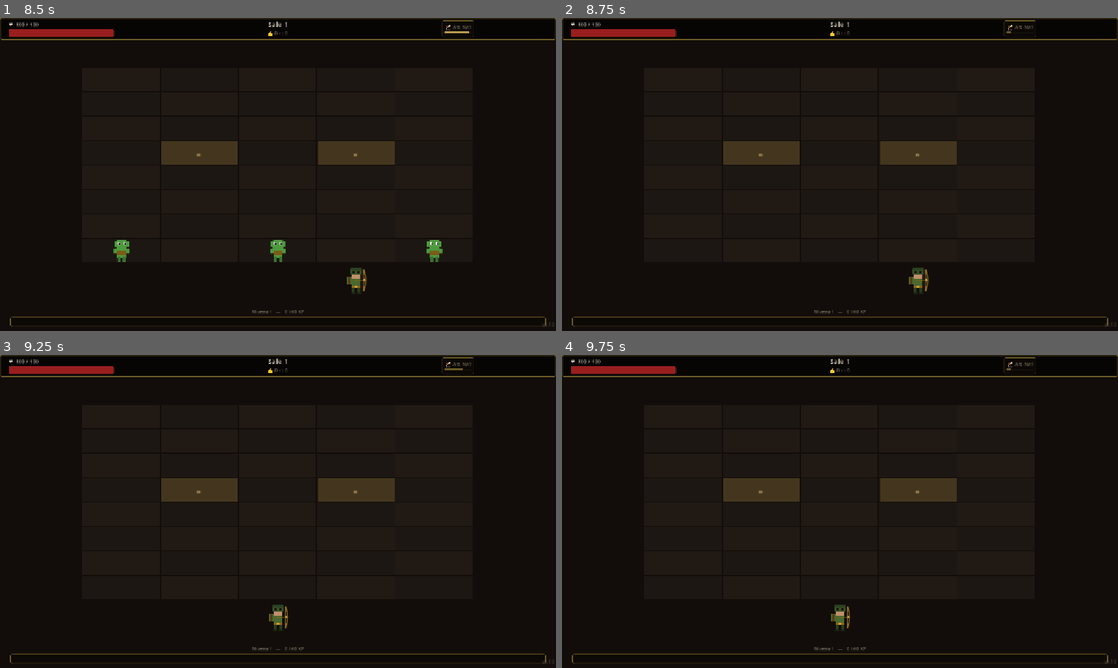
Above: before the commit, frames 1-4 (two rows, left to right).
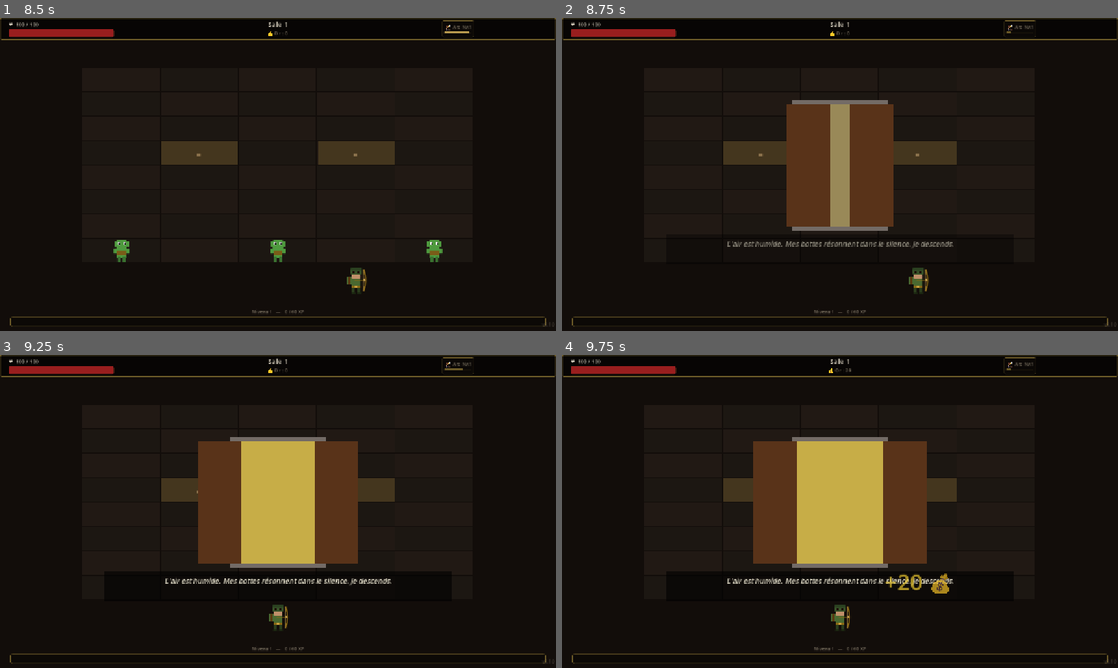
Above: after the commit, the same moments.

Repository: aerthur/game-the-door-beneath
Game: Godot game, scene res://scenes/title_screen.tscn
The game is run twice, just before and just after one commit, with the same random seed, the same clock (stepped at 60 frames per second) and the same inputs.
Inputs (mouse positions are in pixels of both pictures, inside the frame that each line leads up to):
- Up to frame 1 (8.5 s): click "Nouvelle Partie" at 0.5 s; tap Enter at 1.25, 4.25, 4.35, 7.25 s; move the mouse to (400, 158) at 1.27 s; hold Right (lane_right) 1.28-2 s; hold Space (next_room) 1.28-2 s; click (400, 158) at 1.42 s; drag from (166, 190) to (250, 237) at 2.02 s; move the mouse to (333, 105) at 2.77 s; hold Right (lane_right) 2.78-3.5 s; tap Alt at 2.85, 7.35 s; tap Space (next_room) at 3.5 s; drag from (250, 237) to (111, 127) at 3.52 s; move the mouse to (444, 221) at 4.27 s; hold Left (lane_left) 4.28-5 s; drag from (111, 127) to (194, 96) at 5.02 s; move the mouse to (305, 174) at 5.77 s; hold Left (lane_left) 5.78-6.5 s; hold Space (next_room) 5.78-6.5 s; click (305, 174) at 5.92 s; drag from (194, 96) to (166, 190) at 6.52 s; move the mouse to (400, 158) at 7.27 s; hold Right (lane_right) 7.28-8 s; drag from (166, 190) to (250, 237) at 8.02 s
- Up to frame 2 (8.75 s): no input
- Up to frame 3 (9.25 s): move the mouse to (333, 442) at 8.77 s; hold Left (lane_left) from 8.78 s (still down); tap Enter at 8.85 s
- Up to frame 4 (9.75 s): release Left (lane_left) at 9.5 s; drag from (812, 574) to (673, 464) at 9.52 s

Frame 1 is identical in both runs. In frame 2, 8.0% of the frame differs, in the area x 29-71%, y 26-74%; in frame 3, 11%; in frame 4, 12%, in the area x 29-71%, y 4-77%.

Commit message:
fix(#109): déclencher _check_room_clear après évasion sans spawn
Quand un monstre sort de la grille avec escape_behavior désactivé
(ex: gobelin bleu), _on_monster_escaped décrémentait monsters_remaining
mais n'appelait jamais _check_room_clear().
La fin de salle ne se déclenchait donc pas si le dernier monstre s'échappait.

Diff:
--- a/scripts/game.gd
+++ b/scripts/game.gd
@@ -352,6 +352,11 @@
 				enemies.queue_respawn(lane, spawn_type)
 				print("[ESCAPE-SPAWN] File %d type=%s — spawn différé — remaining: %d" % [lane+1, spawn_type, monsters_remaining])
 
+	# Vérifie la fin de salle après avoir potentiellement lancé des spawns.
+	# Si aucun spawn n'a été déclenché (escape_behavior disabled), le room clear
+	# se produit ici ; sinon il se produira via _execute_respawn_results / _on_monster_killed.
+	_check_room_clear()
+
 # Exécute les actions retournées par enemies.tick_pending_respawns().
 func _execute_respawn_results(results: Array) -> void:
 	for r in results:
